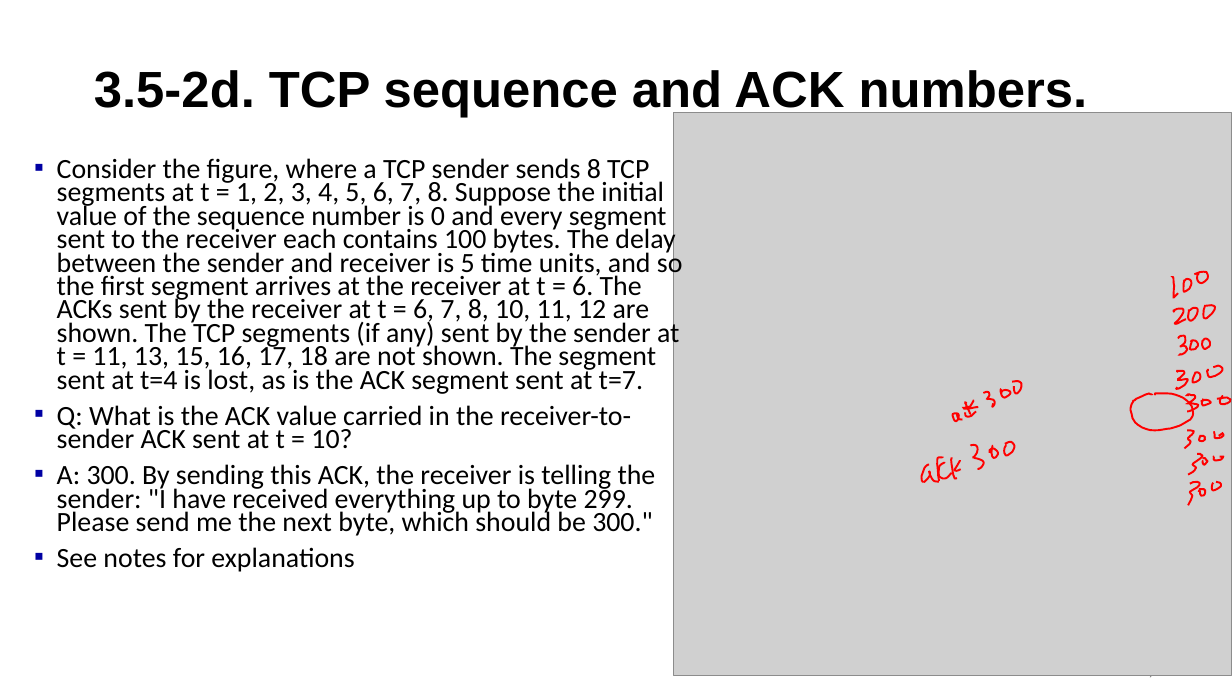
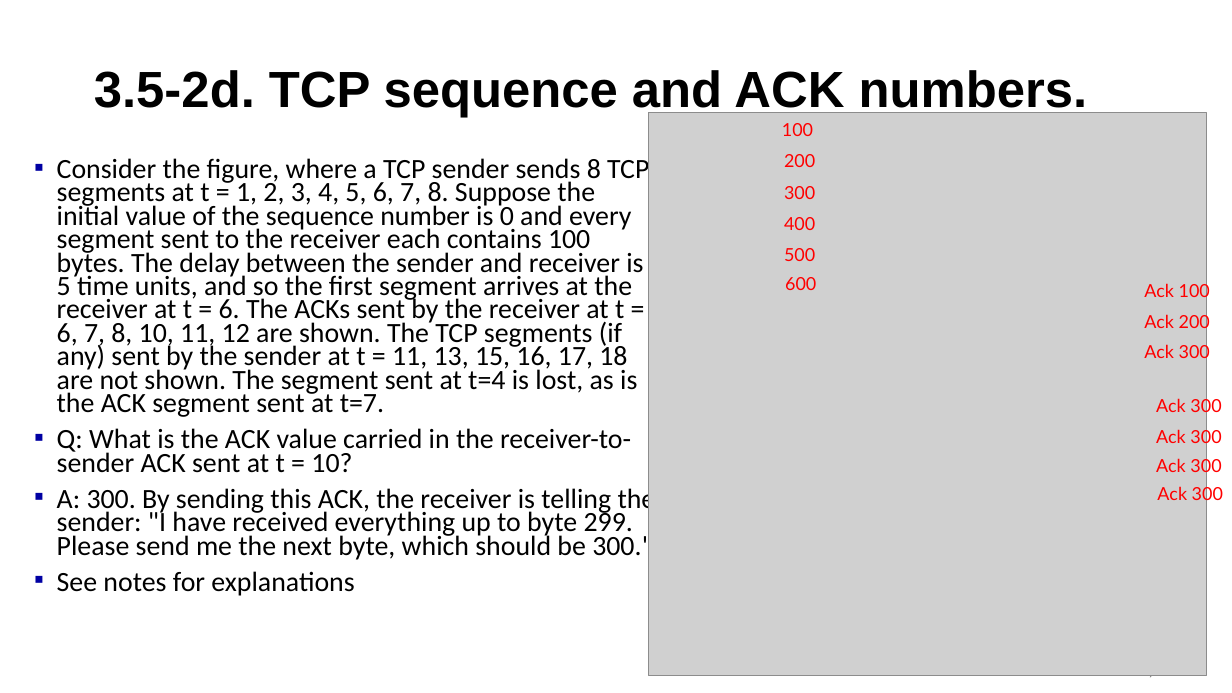
Before and after one commit to guhofstra/CSC175, a slide deck: slide 24 of PPTs/Quiz/Quiz Questions Slides.pptx. Drawn at 1232x693 pixels with LibreOffice and Linux fonts; fonts in the diff are those of the drawing; grey boxes stand for pictures. Boxes give left, top, right and bottom in pixels: in the first picture for what was removed or moved away, otherwise in the second. Text is boxed around its words. In the diff, an @@ line names an element or a change of style, - is before the commit and + after.

```diff
--- a/PPTs/Quiz/Quiz Questions Slides.pptx
+++ b/PPTs/Quiz/Quiz Questions Slides.pptx
@@ picture: place and size @@
-picture at [674,113,1232,676]
+picture at [649,113,1207,676]
@@ text added at [782,123,813,136], 14 pt, text #FF0000 @@
+100
@@ text "Consider the figure, where a ..." rewrapped from [57,158,683,572] to [57,155,656,596] @@
@@ text added at [784,154,815,167], 14 pt, text #FF0000 @@
+200
@@ text added at [784,186,815,199], 14 pt, text #FF0000 @@
+300
@@ text added at [784,217,815,230], 14 pt, text #FF0000 @@
+400
@@ text added at [784,248,815,261], 14 pt, text #FF0000 @@
+500
@@ text added at [785,277,816,290], 14 pt, text #FF0000 @@
+600
@@ text added at [1144,282,1210,302], 14 pt, text #FF0000 @@
+Ack 100
@@ text added at [1144,313,1210,333], 14 pt, text #FF0000 @@
+Ack 200
@@ group removed at [1173,272,1215,324]: 6 freeform shapes @@
@@ text added at [1144,343,1210,363], 14 pt, text #FF0000 @@
+Ack 300
@@ freeform shape removed at [1178,335,1187,354] @@
@@ freeform shape removed at [1190,340,1199,349] @@
@@ freeform shape removed at [1202,338,1211,348] @@
@@ group removed at [953,381,1021,421]: 7 freeform shapes @@
@@ freeform shape removed at [1177,371,1188,388] @@
@@ freeform shape removed at [1193,372,1201,383] @@
@@ freeform shape removed at [1207,366,1223,377] @@
@@ freeform shape removed at [1131,394,1194,431] @@
@@ text added at [1156,396,1221,416], 14 pt, text #FF0000 @@
+Ack 300
@@ group removed at [921,442,1015,482]: 8 freeform shapes @@
@@ text added at [1156,428,1221,448], 14 pt, text #FF0000 @@
+Ack 300
@@ text added at [1156,457,1221,477], 14 pt, text #FF0000 @@
+Ack 300
@@ text added at [1157,485,1223,505], 14 pt, text #FF0000 @@
+Ack 300
@@ group removed at [1185,395,1231,505]: 12 freeform shapes @@
```
Also in this commit, not shown: 3 other slides changed, 1 other file.
